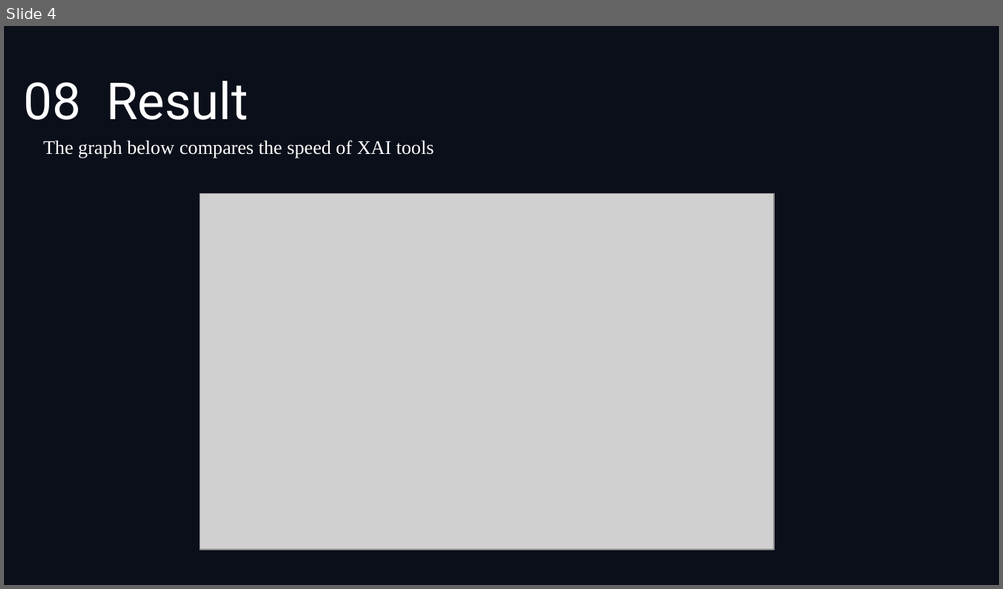
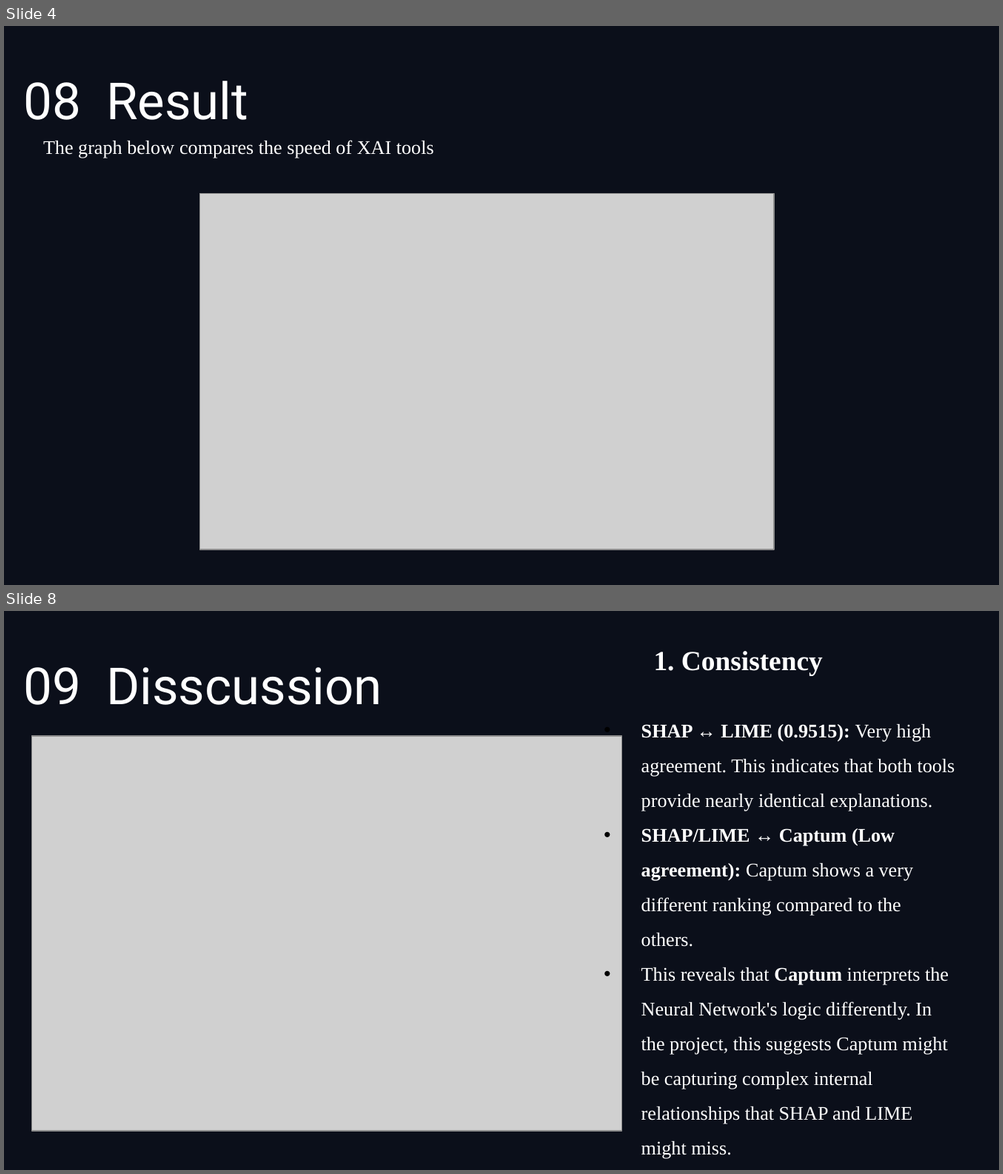
Before and after one commit to Anfal2004/XAI_M2, a slide deck: ST4CS_PPT.pptx. Shown one above the other, each under a label of ours: slide 4 before the commit, slides 4 and 8 after it; the slides between them are not shown. The pictures are 1003x589 and 1003x1174 pixels, drawn with LibreOffice and Linux fonts; fonts in the diff are those of the drawing; grey boxes stand for pictures; background and template pictures are left out. Boxes give left, top, right and bottom in pixels: in the first picture for what was removed or moved away, otherwise in the second. Text is boxed around its words. In the diff, an @@ line names an element or a change of style, - is before the commit and + after.

```diff
--- a/ST4CS_PPT.pptx
+++ b/ST4CS_PPT.pptx
@@ slide 8 added at box(4, 611, 999, 1170), background picture (left out) @@
@@ text added at box(654, 651, 822, 675), 20 pt, text #FFFFFF, bold @@
+1. Consistency
@@ title added at box(23, 667, 382, 705), 37 pt, text #FFFFFF @@
+09 Disscussion
@@ picture added at box(32, 736, 622, 1131) @@
@@ text added at box(641, 724, 955, 1159), 14 pt, text #FFFFFF @@
+• SHAP ↔ LIME (0.9515): Very high agreement. This indicates that both tools provide nearly identical explanations.
+• SHAP/LIME ↔ Captum (Low agreement): Captum shows a very different ranking compared to the others.
+• This reveals that Captum interprets the Neural Network's logic differently. In the project, this suggests Captum might be capturing complex internal relationships that SHAP and LIME might miss.
```
Also in this commit, not shown: 3 slides changed, 2 other slides added, 2 slides removed.
